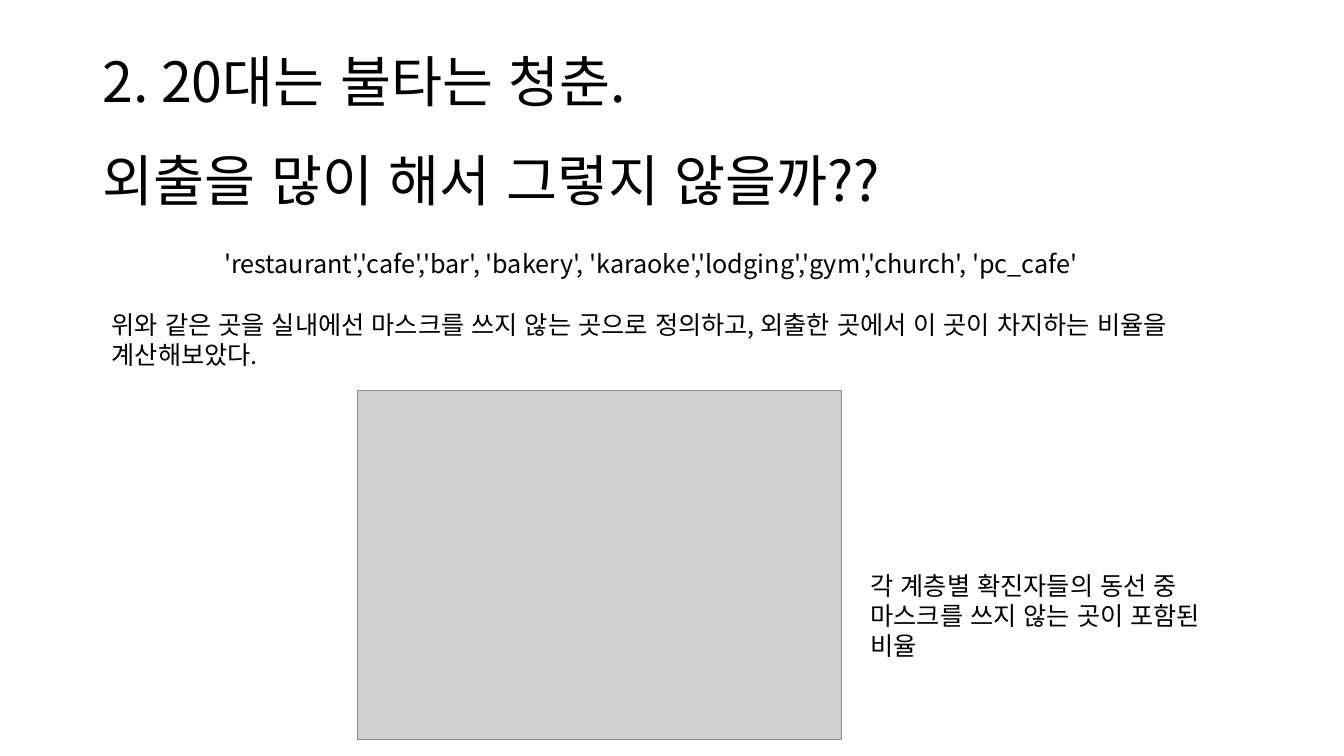
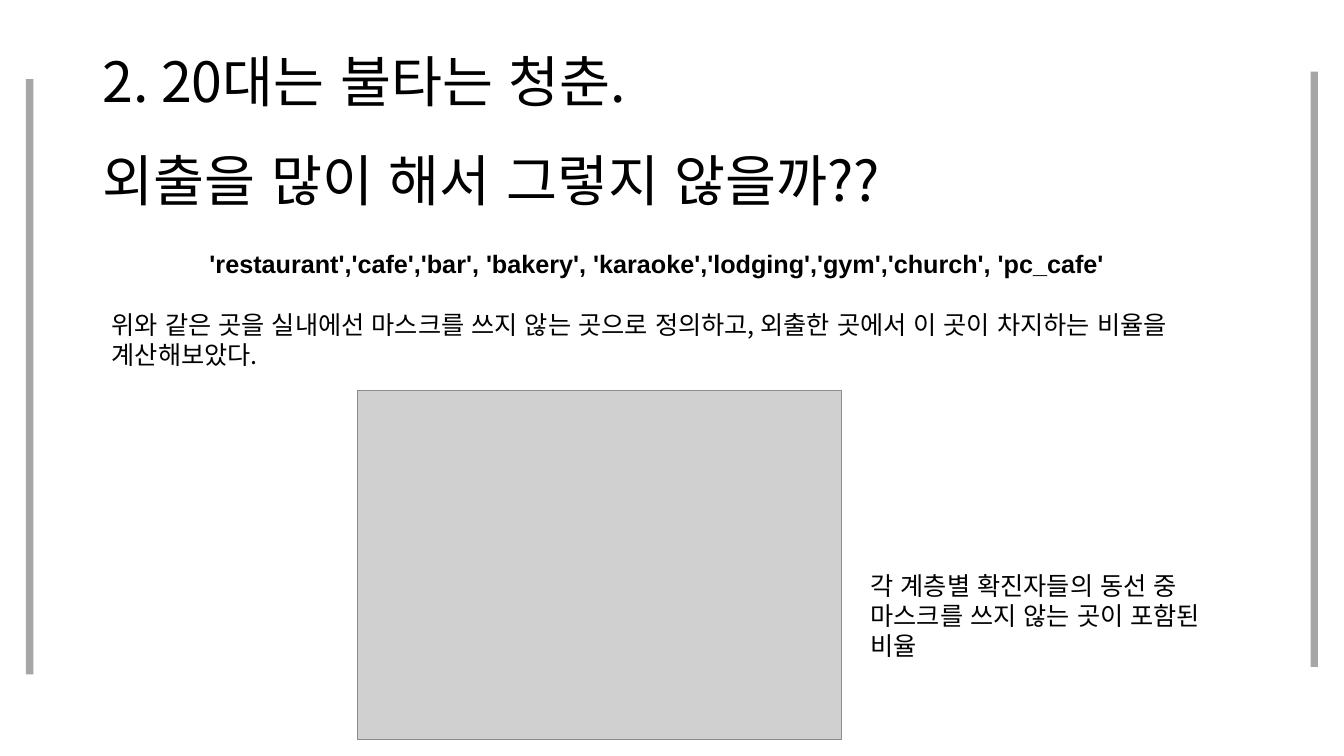
Before and after one commit to JooEHyeon/CORONA19_data_analysis, a slide deck: slide 18 of 최종합본.pptx (slide 19 before the commit). Drawn at 1344x756 pixels with LibreOffice and Linux fonts; fonts in the diff are those of the drawing; grey boxes stand for pictures. Boxes give left, top, right and bottom in pixels: in the first picture for what was removed or moved away, otherwise in the second. Text is boxed around its words. In the diff, an @@ line names an element or a change of style, - is before the commit and + after.

```diff
--- a/최종합본.pptx
+++ b/최종합본.pptx
@@ rectangle added at box(26, 79, 33, 675), fill #A6A6A6 @@
@@ rectangle added at box(1311, 72, 1318, 667), fill #A6A6A6 @@
@@ text "'restaurant','cafe','bar', 'bakery', 'karaoke','lodging','gy ...": place and size @@
-text "'restaurant','cafe','bar', 'bakery', 'karaoke','lodging','gy ..." at box(224, 252, 1077, 279)
+text "'restaurant','cafe','bar', 'bakery', 'karaoke','lodging','gy ..." at box(209, 254, 1104, 279)
@@ text "'restaurant','cafe','bar', 'bakery', 'karaoke','lodging','gy ..." at box(209, 254, 1104, 279): font Noto Sans CJK KR to Arial, bold on @@
```
Also in this commit, not shown: 24 other slides changed, 1 slide added, 2 slides removed.
